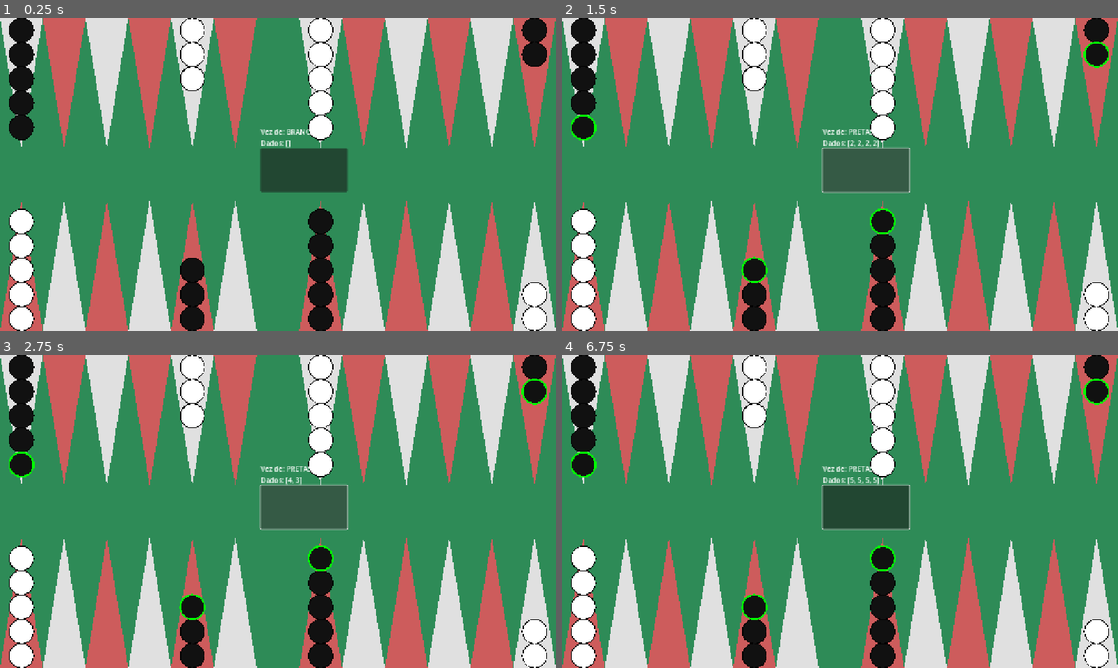
Above: before the commit, frames 1-4 (two rows, left to right).
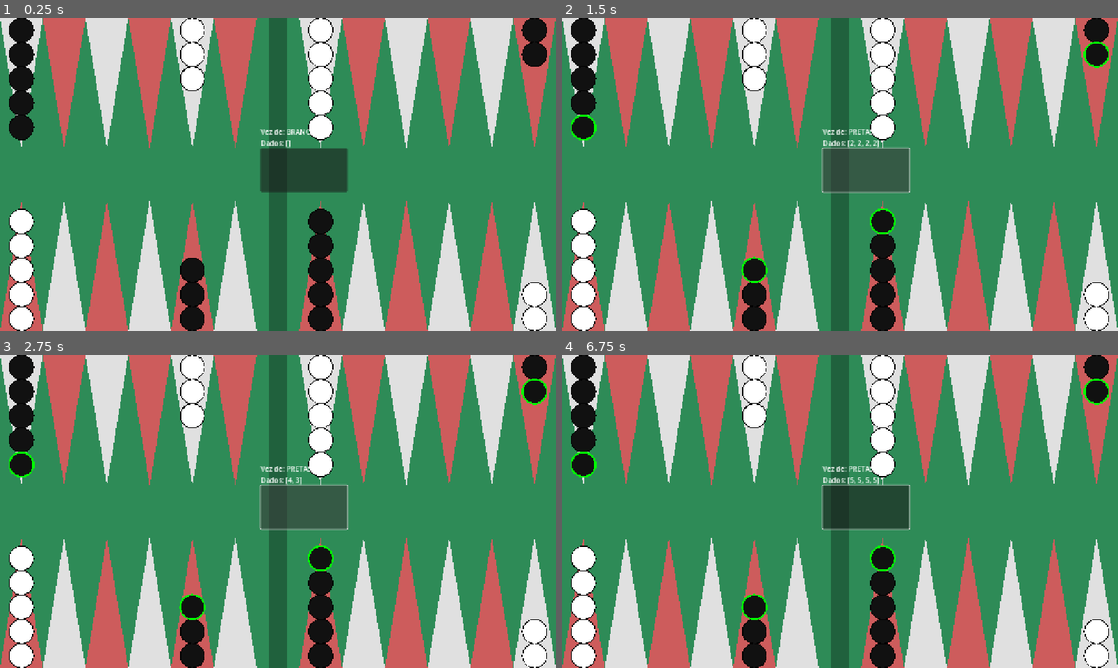
Above: after the commit, the same moments.

Repository: tiagostrey/backgammon-godot
Game: Godot game, scene res://main.tscn
Two runs of this game, one before a commit and one after it. Both use one fixed random seed, a clock stepped at 60 frames per second and the inputs below.
Inputs (mouse positions are in pixels of both pictures, inside the frame that each line leads up to):
- Up to frame 1 (0.25 s): no input
- Up to frame 2 (1.5 s): click (867, 171) at 0.5 s; click (867, 171) at 1.25 s
- Up to frame 3 (2.75 s): click (305, 508) at 2 s
- Up to frame 4 (6.75 s): tap Enter at 2.75, 4.25, 5.75 s; move the mouse to (962, 495) at 2.77 s; click (962, 495) at 2.92 s; tap Space at 3.5, 5, 6.5 s; move the mouse to (728, 527) at 3.52 s; click (728, 527) at 3.67 s; move the mouse to (895, 442) at 4.27 s; click (895, 442) at 4.42 s; move the mouse to (812, 574) at 5.02 s; click (812, 574) at 5.17 s; move the mouse to (1006, 558) at 5.77 s; click (1006, 558) at 5.92 s; move the mouse to (673, 464) at 6.52 s; click (673, 464) at 6.67 s

The runs differ from the first frame. In frame 1, 2.7% of the frame differs, in the area x 48-52%, y 0-100%; in frame 2, 2.7%; in frame 3, 2.7%; in frame 4, 2.7%.

Commit message:
Adiciona logica de comer pecas e sistema de turnos

Diff:
--- a/main.gd
+++ b/main.gd
@@ -14,16 +14,18 @@
 
 # --- ESTADO DO JOGO ---
 var board: Array[int] = []
-var dados_disponiveis: Array[int] = [] # Lista de movimentos (ex: [3, 5] ou [4,4,4,4])
+var dados_disponiveis: Array[int] = []
 var casa_selecionada: int = -1
-var turno_atual: int = 1 # 1 = Vez das Brancas, -1 = Vez das Pretas
+var turno_atual: int = 1 # 1 = Brancas, -1 = Pretas
+
+# Novas Variáveis para a BARRA (Peças comidas)
+var bar_brancas: int = 0
+var bar_pretas: int = 0
 
 func _ready():
 	iniciar_tabuleiro()
 	if has_node("BtnRolar"):
 		$BtnRolar.pressed.connect(rolar_dados)
-
-	# Atualiza o texto inicial
 	atualizar_interface()
 
 func iniciar_tabuleiro():
@@ -32,8 +34,12 @@
 	board[0] = 2; board[11] = 5; board[16] = 3; board[18] = 5
 	board[23] = -2; board[12] = -5; board[7] = -3; board[5] = -5
 
-	turno_atual = 1 # Brancas começam
-	dados_disponiveis = [] # Ninguém rolou ainda
+	# Reseta a barra
+	bar_brancas = 0
+	bar_pretas = 0
+
+	turno_atual = 1
+	dados_disponiveis = []
 	queue_redraw()
 
 func _input(event):
@@ -42,7 +48,7 @@
 
 func detectar_casa_clicada(pos_mouse: Vector2):
 	var coluna_visual = int(pos_mouse.x / LARGURA_CASA)
-	if coluna_visual == 6: return
+	if coluna_visual == 6: return # Clicou na barra (visualmente)
 
 	var coluna_ajustada = coluna_visual
 	if coluna_visual > 6: coluna_ajustada -= 1
@@ -59,14 +65,9 @@
 func gerenciar_clique(indice: int):
 	# CENÁRIO 1: Nada selecionado -> Tenta SELECIONAR
 	if casa_selecionada == -1:
-		# Regra 1: Só pode selecionar peças do jogador do turno atual
-		# sign() retorna 1 para positivo, -1 para negativo
 		if board[indice] != 0 and sign(board[indice]) == turno_atual:
-
-			# Regra 2: Só pode selecionar se tiver dados para usar
 			if dados_disponiveis.size() > 0:
 				casa_selecionada = indice
-				print("Selecionou casa ", indice, " (Turno: ", turno_atual, ")")
 			else:
 				print("Sem dados! Role os dados primeiro.")
 		else:
@@ -77,73 +78,73 @@
 		if casa_selecionada == indice:
 			casa_selecionada = -1 # Cancela
 		else:
-			# Verifica se o clique foi em um destino válido calculado
 			var movimentos = calcular_destinos_validos(casa_selecionada)
 			if indice in movimentos:
 				mover_peca(casa_selecionada, indice)
 				casa_selecionada = -1
 			else:
-				print("Movimento inválido para os dados atuais.")
-				casa_selecionada = -1 # Cancela se clicar errado
+				casa_selecionada = -1
 
 	queue_redraw()
 
-# --- NOVA LÓGICA DE CÁLCULO DE DESTINOS ---
 func calcular_destinos_validos(origem: int) -> Array:
 	var destinos = []
-	var direcao = 1 if turno_atual == 1 else -1 # Brancas sobem (+), Pretas descem (-)
-
-	# Para cada valor de dado disponível (ex: 3 e 5), calcula onde cairia
-	# Usamos um dicionário ou verificação para evitar duplicatas visuais
+	var direcao = 1 if turno_atual == 1 else -1
+
 	for valor_dado in dados_disponiveis:
 		var destino_potencial = origem + (valor_dado * direcao)
 
-		# Verifica se está dentro do tabuleiro (0 a 23)
 		if destino_potencial >= 0 and destino_potencial <= 23:
-			# REGRA BÁSICA DE OCUPAÇÃO:
-			# Pode ir se for vazia (0) OU se tiver peças suas (mesmo sinal)
-			# (Ainda não implementamos a regra de comer peças inimigas expostas,
-			#  apenas bloqueamos se tiver inimigos)
 			var qtd_destino = board[destino_potencial]
 
-			# Se destino for vazio OU tiver peças da minha cor
+			# REGRA DE MOVIMENTO + COMER:
+			# 1. Casa Vazia (0) -> Pode
+			# 2. Minha cor (sign == turno) -> Pode
+			# 3. Inimigo SOZINHO (abs == 1 e sign != turno) -> PODE COMER!
 			if qtd_destino == 0 or sign(qtd_destino) == turno_atual:
 				destinos.append(destino_potencial)
+			elif abs(qtd_destino) == 1 and sign(qtd_destino) != turno_atual:
+				destinos.append(destino_potencial) # Blot Inimigo detectado
 
 	return destinos
 
 func mover_peca(origem: int, destino: int):
-	# 1. Atualiza o Tabuleiro
 	var valor_peca = 1 if turno_atual == 1 else -1
+
+	# LÓGICA DE COMER (HIT)
+	# Se o destino não está vazio e tem sinal diferente, é um inimigo
+	if board[destino] != 0 and sign(board[destino]) != turno_atual:
+		print("Comeu peça adversária!")
+		# Remove a peça inimiga do tabuleiro
+		board[destino] = 0
+		# Manda para a barra correta
+		if turno_atual == 1: # Eu sou branco, comi uma preta
+			bar_pretas += 1
+		else: # Eu sou preto, comi uma branca
+			bar_brancas += 1
+
+	# Movimento Padrão
 	board[origem] -= valor_peca
 	board[destino] += valor_peca
 
-	# 2. Consome o Dado usado
-	# Calcula qual distância foi andada para saber qual dado remover
+	# Consome Dado
 	var distancia = abs(destino - origem)
 	if distancia in dados_disponiveis:
-		dados_disponiveis.erase(distancia) # Remove apenas a primeira ocorrência
-
-	print("Moveu. Dados restantes: ", dados_disponiveis)
+		dados_disponiveis.erase(distancia)
+
 	atualizar_interface()
 
 func rolar_dados():
-	# Passa a vez automaticamente ao rolar (simples para testar)
-	# Na vida real, você rola no INÍCIO do seu turno.
-	# Aqui vamos alternar: Se era Branco, vira Preto e rola.
-	if dados_disponiveis.size() == 0: # Só troca se acabou os movimentos (opcional)
+	if dados_disponiveis.size() == 0:
 		turno_atual = -turno_atual
 
 	var d1 = randi_range(1, 6)
 	var d2 = randi_range(1, 6)
 
-	# Regra do Duplo
 	if d1 == d2:
 		dados_disponiveis = [d1, d1, d1, d1]
-		print("DUPLO! 4 movimentos de ", d1)
 	else:
 		dados_disponiveis = [d1, d2]
-		print("Dados: ", d1, " e ", d2)
 
 	atualizar_interface()
 	queue_redraw()
@@ -158,7 +159,14 @@
 func _draw():
 	draw_rect(Rect2(0, 0, 1280, 720), COR_FUNDO)
 
-	# Se tiver peça selecionada, calcula onde ela pode ir para desenhar os contornos
+	# 1. Desenha a BARRA (Corredor Central)
+	var centro_x = 1280.0 / 2.0
+	draw_line(Vector2(centro_x, 0), Vector2(centro_x, 720), Color(0, 0, 0, 0.3), 40.0)
+
+	# Desenha peças na barra
+	desenhar_pecas_na_barra()
+
+	# 2. Desenha Casas e Peças Normais
 	var destinos_validos = []
 	if casa_selecionada != -1:
 		destinos_validos = calcular_destinos_validos(casa_selecionada)
@@ -166,6 +174,21 @@
 	for i in range(24):
 		desenhar_casa(i, destinos_validos)
 
+func desenhar_pecas_na_barra():
+	var centro_x = 1280.0 / 2.0
+
+	# Desenha Brancas (Geralmente no topo ou centro)
+	for i in range(bar_brancas):
+		var pos = Vector2(centro_x, 200 + (i * RAIO_PECA * 2.5))
+		draw_circle(pos, RAIO_PECA, COR_BRANCAS)
+		draw_arc(pos, RAIO_PECA, 0, 360, 32, Color.BLACK, 2.0)
+
+	# Desenha Pretas
+	for i in range(bar_pretas):
+		var pos = Vector2(centro_x, 520 - (i * RAIO_PECA * 2.5))
+		draw_circle(pos, RAIO_PECA, COR_PRETAS)
+		draw_arc(pos, RAIO_PECA, 0, 360, 32, Color.WHITE, 2.0) # Borda branca para ver no fundo escuro
+
 func desenhar_casa(indice: int, destinos_validos: Array):
 	var eh_topo = (indice >= 12)
 	var pos_x = 0.0
@@ -177,7 +200,6 @@
 	var pos_y_base = 0 if eh_topo else 720
 	var pos_y_ponta = 300 if eh_topo else 420
 
-	# Triângulo
 	var cor_triangulo = COR_TRIANGULO_1 if indice % 2 == 0 else COR_TRIANGULO_2
 	var pontos = PackedVector2Array([
 		Vector2(pos_x - LARGURA_CASA/2, pos_y_base),
@@ -186,8 +208,6 @@
 	])
 	draw_colored_polygon(pontos, cor_triangulo)
 
-	# CONTORNO DE DESTINO (Verde Neon)
-	# Só desenha se este índice estiver na lista de destinos válidos calculados
 	if indice in destinos_validos:
 		var pontos_contorno = PackedVector2Array([
 			Vector2(pos_x - LARGURA_CASA/2, pos_y_base),
@@ -197,7 +217,6 @@
 		])
 		draw_polyline(pontos_contorno, COR_MOVEL, 3.0)
 
-	# Peças
 	var qtd = board[indice]
 	if qtd != 0:
 		var cor_p = COR_BRANCAS if qtd > 0 else COR_PRETAS
@@ -209,19 +228,15 @@
 			var centro = Vector2(pos_x, pos_y_base + off_y)
 
 			var cor_atual = cor_p
-			# Se selecionado e for topo
 			if indice == casa_selecionada and p == num_pecas - 1:
 				cor_atual = COR_MOVEL
 
 			draw_circle(centro, RAIO_PECA, cor_atual)
 
-			# LÓGICA DO ANEL VERDE (Movimento Possível)
-			# Agora verificamos não só se é a peça do topo, mas se é a VEZ dela
 			var eh_minha_vez = sign(qtd) == turno_atual
 			var tenho_dados = dados_disponiveis.size() > 0
 
 			if p == num_pecas - 1 and casa_selecionada == -1 and eh_minha_vez and tenho_dados:
 				draw_arc(centro, RAIO_PECA, 0, 360, 32, COR_MOVEL, 4.0)
 			else:
-				# Contorno padrão preto para peças normais
 				draw_arc(centro, RAIO_PECA, 0, 360, 32, Color.BLACK, 2.0)
